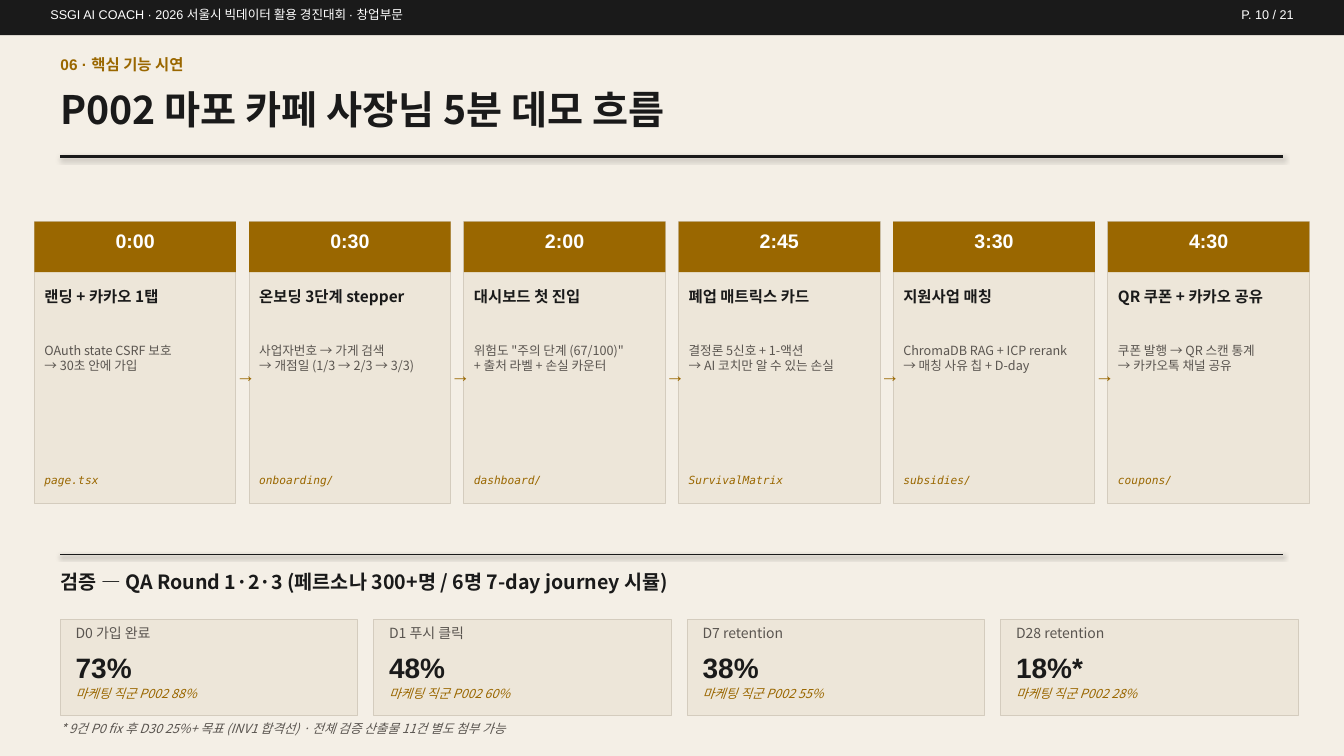
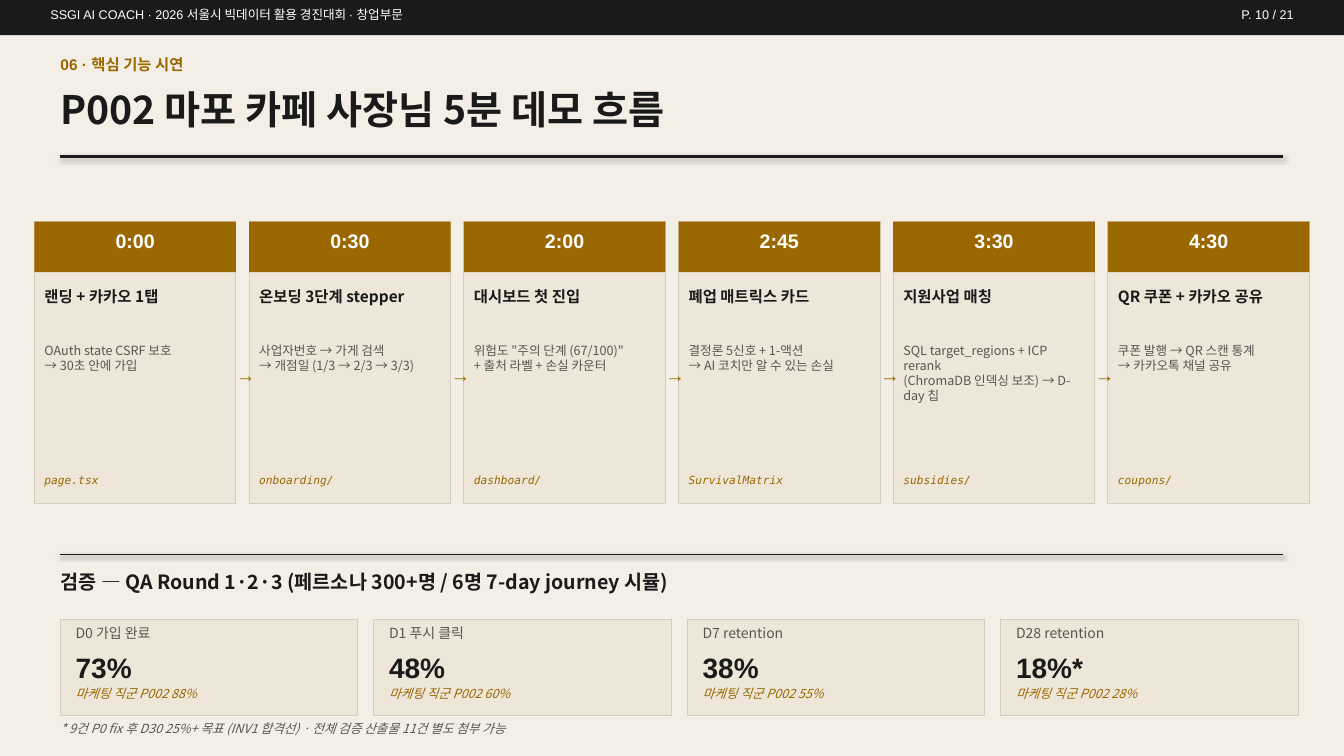
Before and after one commit to Tok-Baro/SSGI_AI_Coach, a slide deck: slide 10 of SSGI_AI_경영코치_상세기획서.pptx. Drawn at 1344x756 pixels with LibreOffice and Linux fonts; fonts in the diff are those of the drawing. Boxes give left, top, right and bottom in pixels: in the first picture for what was removed or moved away, otherwise in the second. Text is boxed around its words. In the diff, an @@ line names an element or a change of style, - is before the commit and + after.

```diff
--- a/SSGI_AI_경영코치_상세기획서.pptx
+++ b/SSGI_AI_경영코치_상세기획서.pptx
@@ text at box(903, 345, 1070, 403): text changed @@
-ChromaDB RAG + ICP rerank
-→ 매칭 사유 칩 + D-day
+SQL target_regions + ICP rerank
+(ChromaDB 인덱싱 보조) → D-day 칩
```
Also in this commit, not shown: 8 other slides changed.
